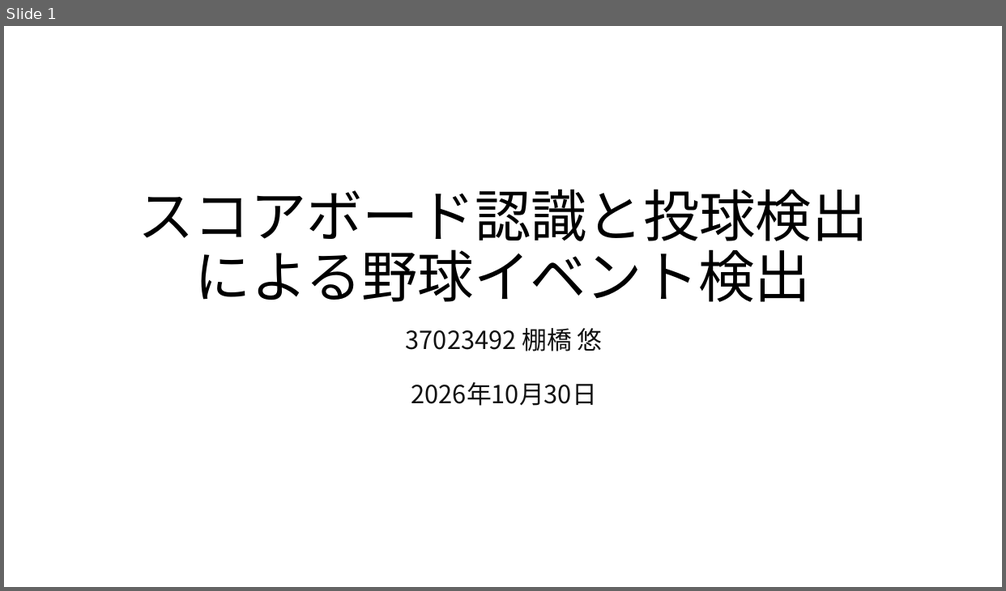
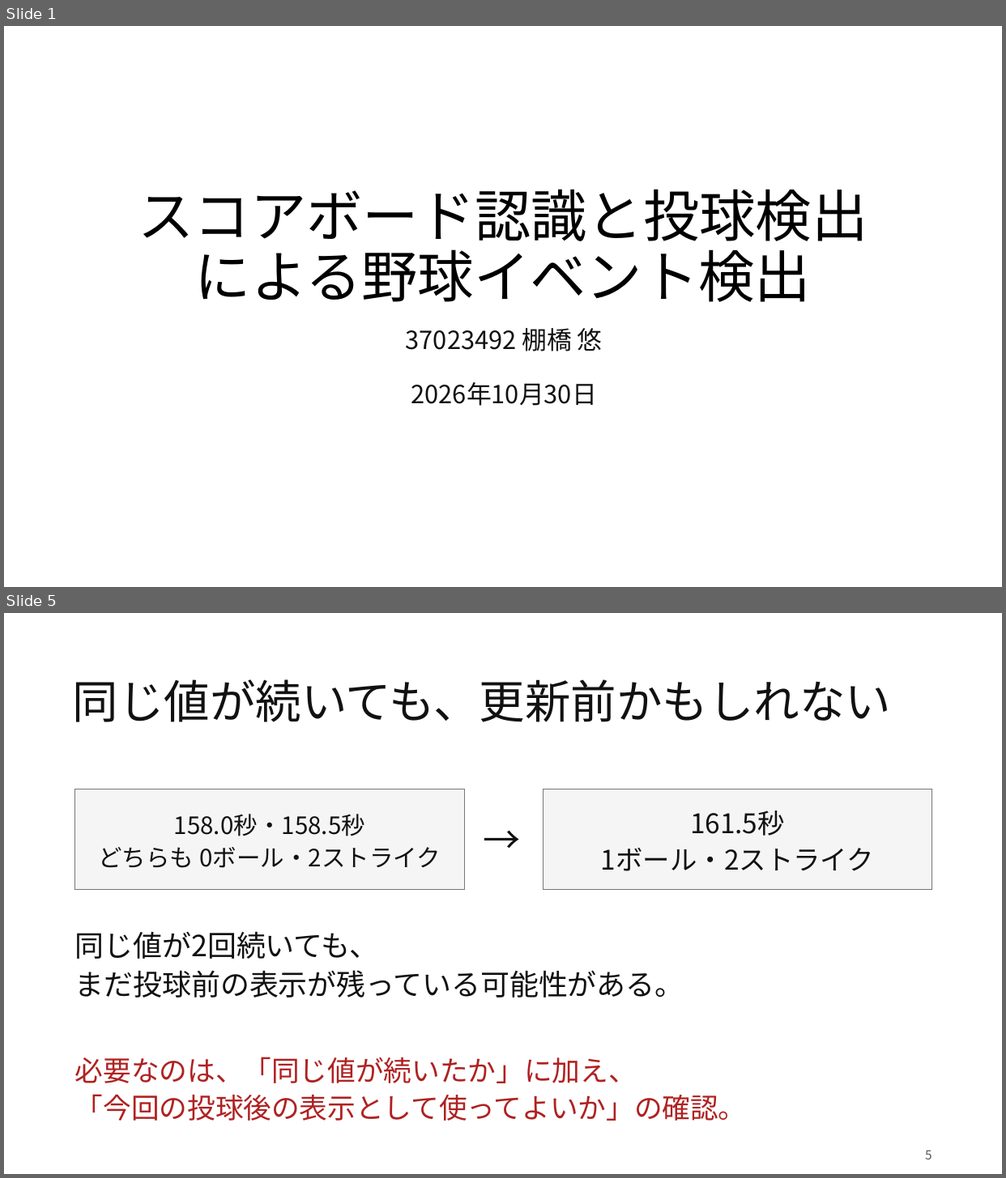
Before and after one commit to Yu-Tanahashi1226/----B-py, a slide deck: presentations/20261030/M棚橋261030.pptx. Shown one above the other, each under a label of ours: slide 1 before the commit, slides 1 and 5 after it; the slides between them are not shown. The pictures are 1006x591 and 1006x1178 pixels, drawn with LibreOffice and Linux fonts; fonts in the diff are those of the drawing. Boxes give left, top, right and bottom in pixels: in the first picture for what was removed or moved away, otherwise in the second. Text is boxed around its words. In the diff, an @@ line names an element or a change of style, - is before the commit and + after.

```diff
--- a/presentations/20261030/M棚橋261030.pptx
+++ b/presentations/20261030/M棚橋261030.pptx
@@ slide 5 added at <box>4,613,1002,1174</box>, background #FFFFFF @@
@@ title added at <box>73,679,891,722</box>, 44 pt, text #111111 @@
+同じ値が続いても、更新前かもしれない
@@ rectangle added at <box>75,789,464,890</box>, fill #F5F5F5, outline #777777 1 pt, 23 pt, text #111111 @@
+158.0秒・158.5秒
+どちらも 0ボール・2ストライク
@@ rectangle added at <box>543,789,932,890</box>, fill #F5F5F5, outline #777777 1 pt, 26 pt, text #111111 @@
+161.5秒
+1ボール・2ストライク
@@ text added at <box>472,811,532,871</box>, 36 pt, text #111111 @@
+→
@@ text added at <box>75,931,684,998</box>, 28 pt, text #111111 @@
+同じ値が2回続いても、
+まだ投球前の表示が残っている可能性がある。
@@ text added at <box>75,1057,747,1121</box>, 27 pt, text #B02121 @@
+必要なのは、「同じ値が続いたか」に加え、
+「今回の投球後の表示として使ってよいか」の確認。
@@ text added at <box>925,1150,932,1160</box>, 12 pt, text #555555 @@
+5
```
Also in this commit, not shown: 11 slides changed, 1 slide removed, 9 other files.
